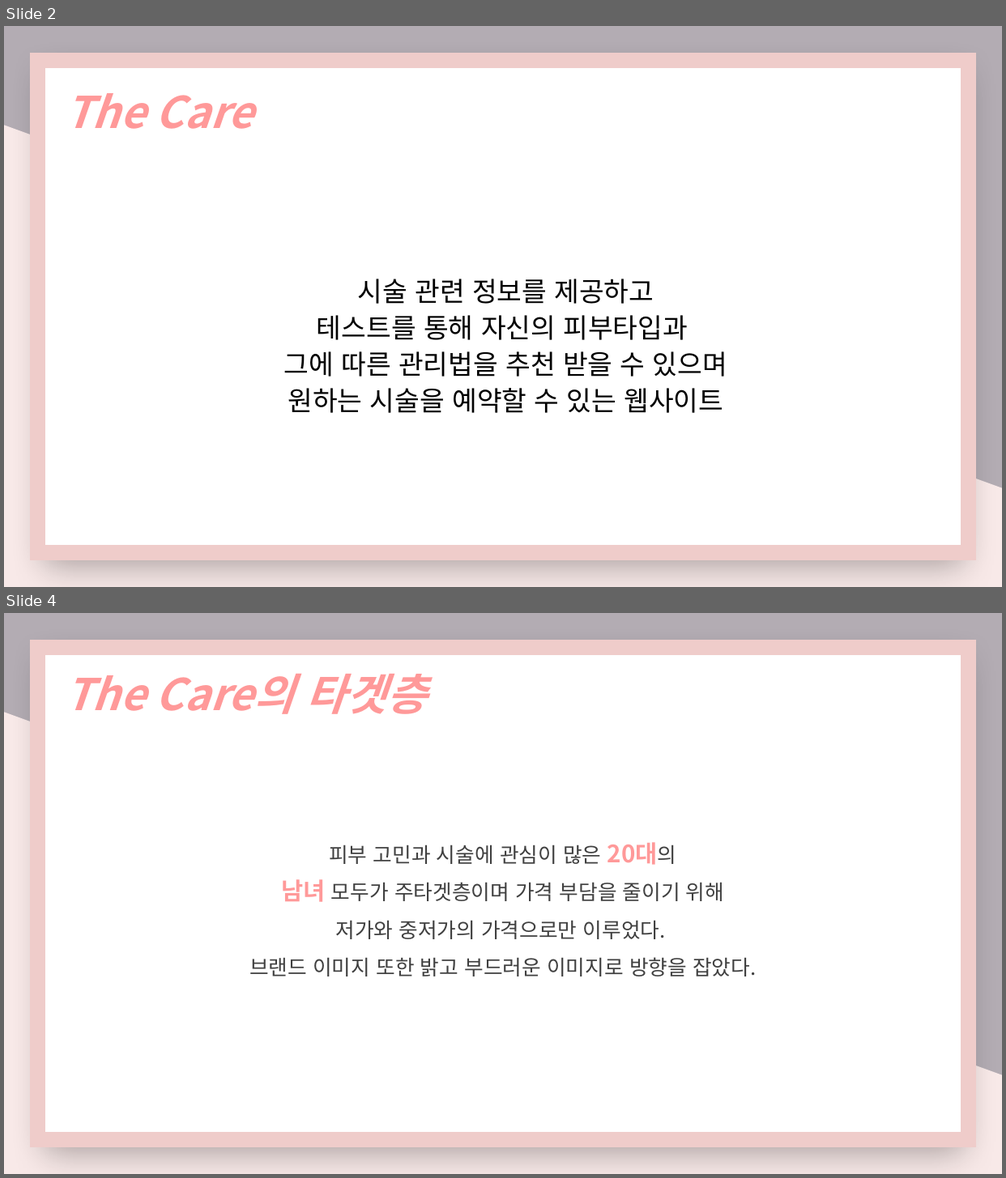
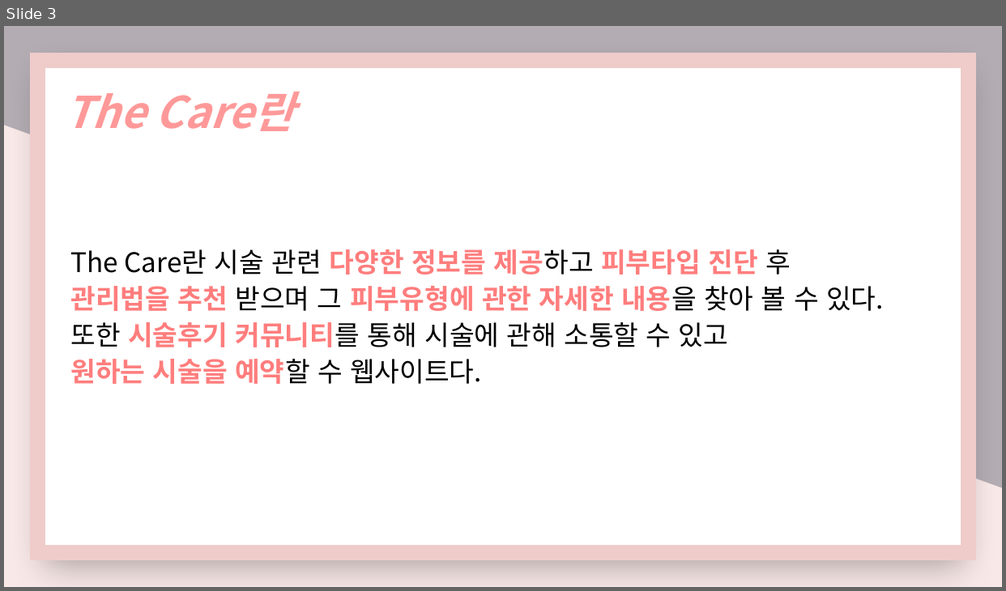
Before and after one commit to nimi2838/thecare, a slide deck: 김가율_봉하늘_조혜은(교수님).pptx. Shown one above the other, each under a label of ours: slides 2 and 4 before the commit, slide 3 after it; the slides between them are not shown. The pictures are 1006x1178 and 1006x591 pixels, drawn with LibreOffice and Linux fonts; fonts in the diff are those of the drawing. Boxes give left, top, right and bottom in pixels: in the first picture for what was removed or moved away, otherwise in the second. Text is boxed around its words. In the diff, an @@ line names an element or a change of style, - is before the commit and + after.

```diff
--- a/김가율_봉하늘_조혜은(교수님).pptx
+++ b/김가율_봉하늘_조혜은(교수님).pptx
@@ slide 4 removed at (x1=4, y1=613, x2=1002, y2=1174), background gradient #B3ACB3 to #F8E9E8 @@
@@ rectangle removed at (x1=38, y1=648, x2=969, y2=1140) @@
@@ text removed at (x1=65, y1=674, x2=427, y2=714) @@
-The Care의 타겟층
@@ text removed at (x1=249, y1=845, x2=756, y2=977) @@
-피부 고민과 시술에 관심이 많은 20대의
-남녀 모두가 주타겟층이며 가격 부담을 줄이기 위해
-저가와 중저가의 가격으로만 이루었다.
-브랜드 이미지 또한 밝고 부드러운 이미지로 방향을 잡았다.
@@ what was slide 2 is now slide 3 @@
@@ slide 3 changed as well @@
@@ text at (x1=65, y1=92, x2=294, y2=131): text changed @@
-The Care
+The Care란
@@ text at (x1=70, y1=250, x2=884, y2=384): text changed @@
-시술 관련 정보를 제공하고
-테스트를 통해 자신의 피부타입과
-그에 따른 관리법을 추천 받을 수 있으며
-원하는 시술을 예약할 수 있는 웹사이트
+The Care란 시술 관련 다양한 정보를 제공하고 피부타입 진단 후
+관리법을 추천 받으며 그 피부유형에 관한 자세한 내용을 찾아 볼 수 있다.
+또한 시술후기 커뮤니티를 통해 시술에 관해 소통할 수 있고
+원하는 시술을 예약할 수 웹사이트다.
```
Also in this commit, not shown: 2 other slides changed, 2 slides added, 2 other slides removed, 14 other files.
